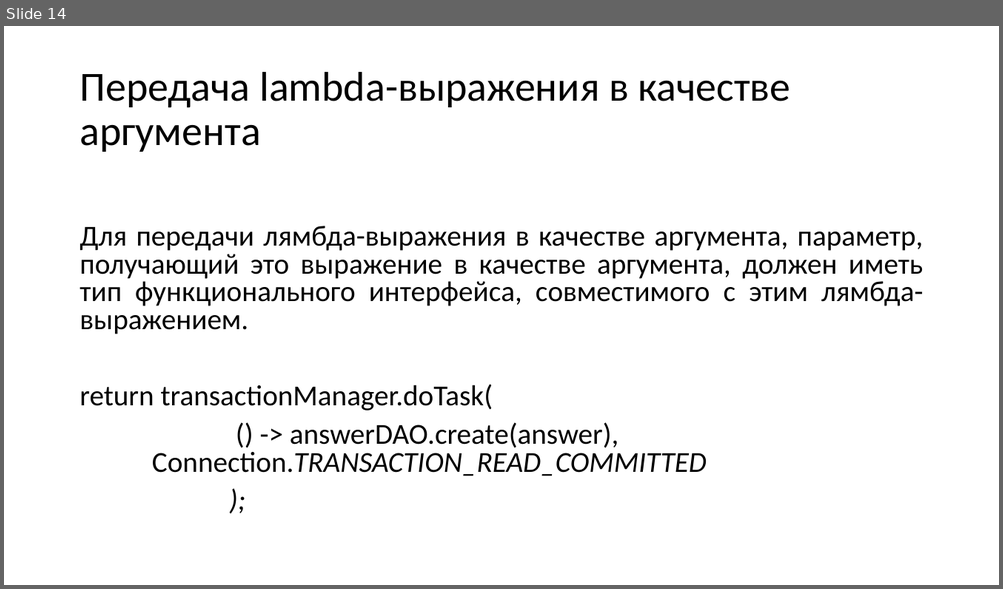
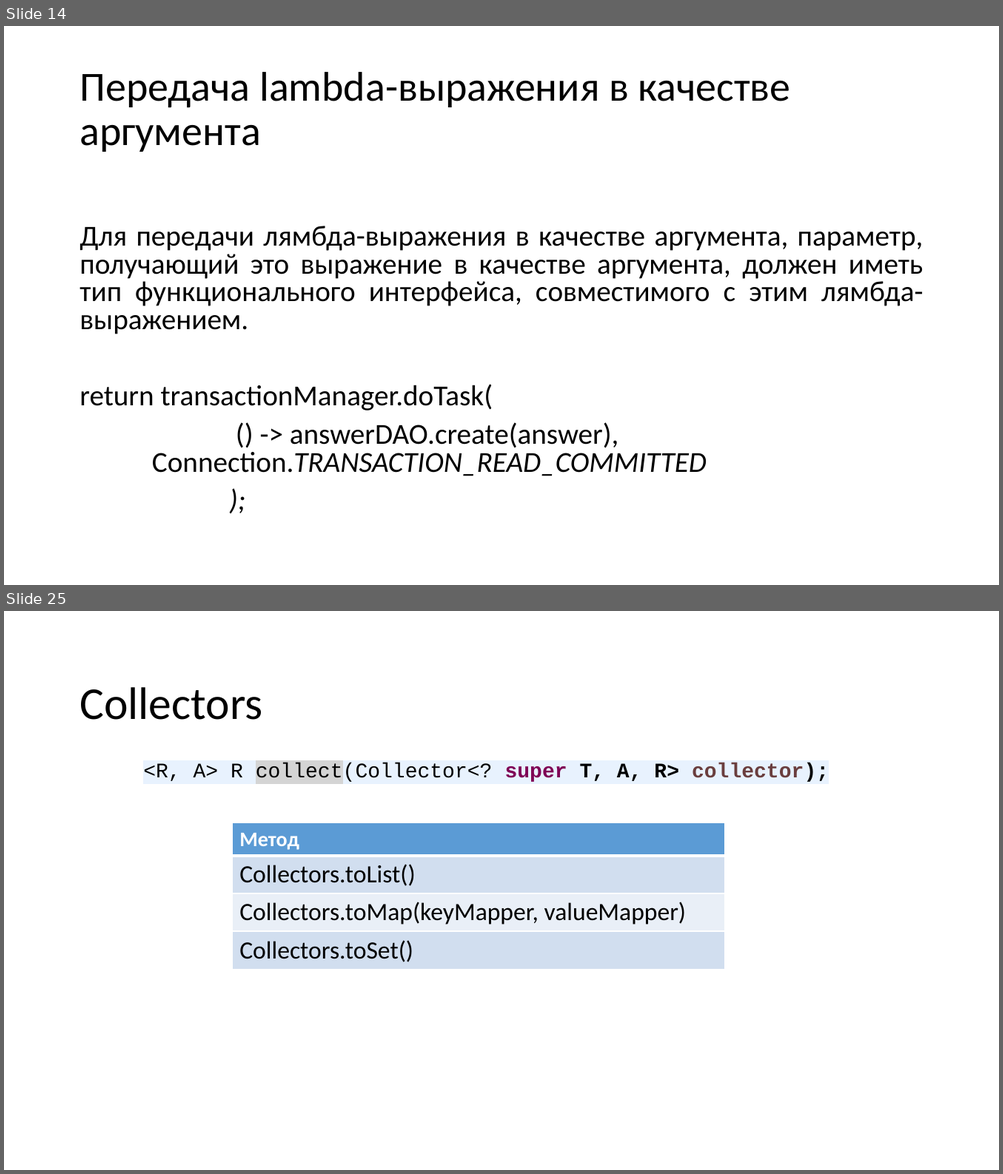
Before and after one commit to infostroytraining/tasks, a slide deck: presentations/java8.pptx. Shown one above the other, each under a label of ours: slide 14 before the commit, slides 14 and 25 after it; the slides between them are not shown. The pictures are 1003x589 and 1003x1174 pixels, drawn with LibreOffice and Linux fonts; fonts in the diff are those of the drawing. Boxes give left, top, right and bottom in pixels: in the first picture for what was removed or moved away, otherwise in the second. Text is boxed around its words. In the diff, an @@ line names an element or a change of style, - is before the commit and + after.

```diff
--- a/presentations/java8.pptx
+++ b/presentations/java8.pptx
@@ slide 25 added at [4,611,999,1170], background #FFFFFF @@
@@ title added at [79,687,262,720], 44 pt, text #000000 @@
+Collectors
@@ text added at [143,763,828,782], 20 pt, text #000000 @@
+<R, A> R collect(Collector<? super T, A, R> collector);
@@ table added at [233,823,725,967], 4 rows, 1 columns @@
+Метод
+Collectors.toList()
+Collectors.toMap(keyMapper, valueMapper)
+Collectors.toSet()
```
Also in this commit, not shown: 7 slides changed, 8 other slides added.
